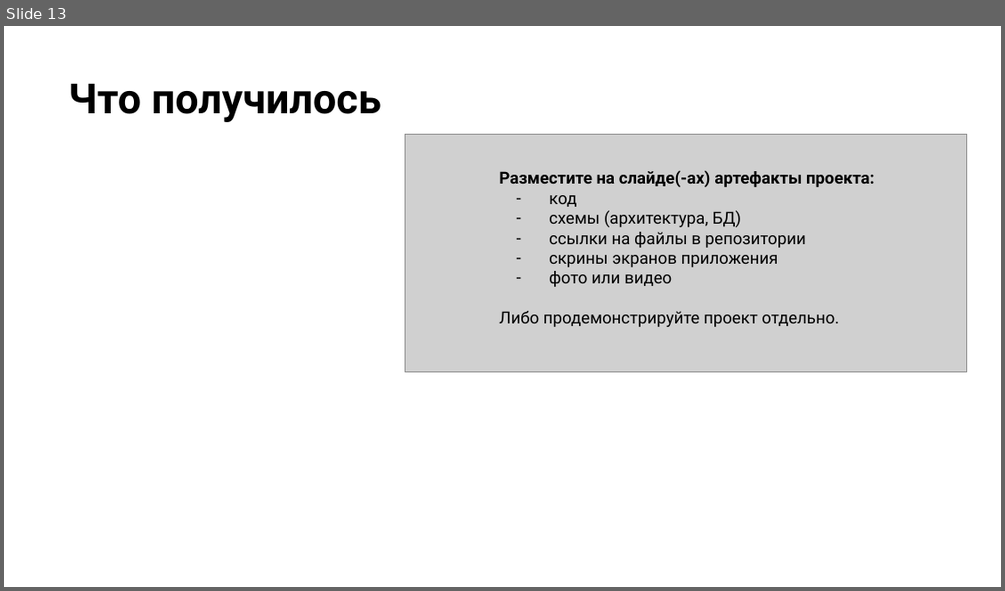
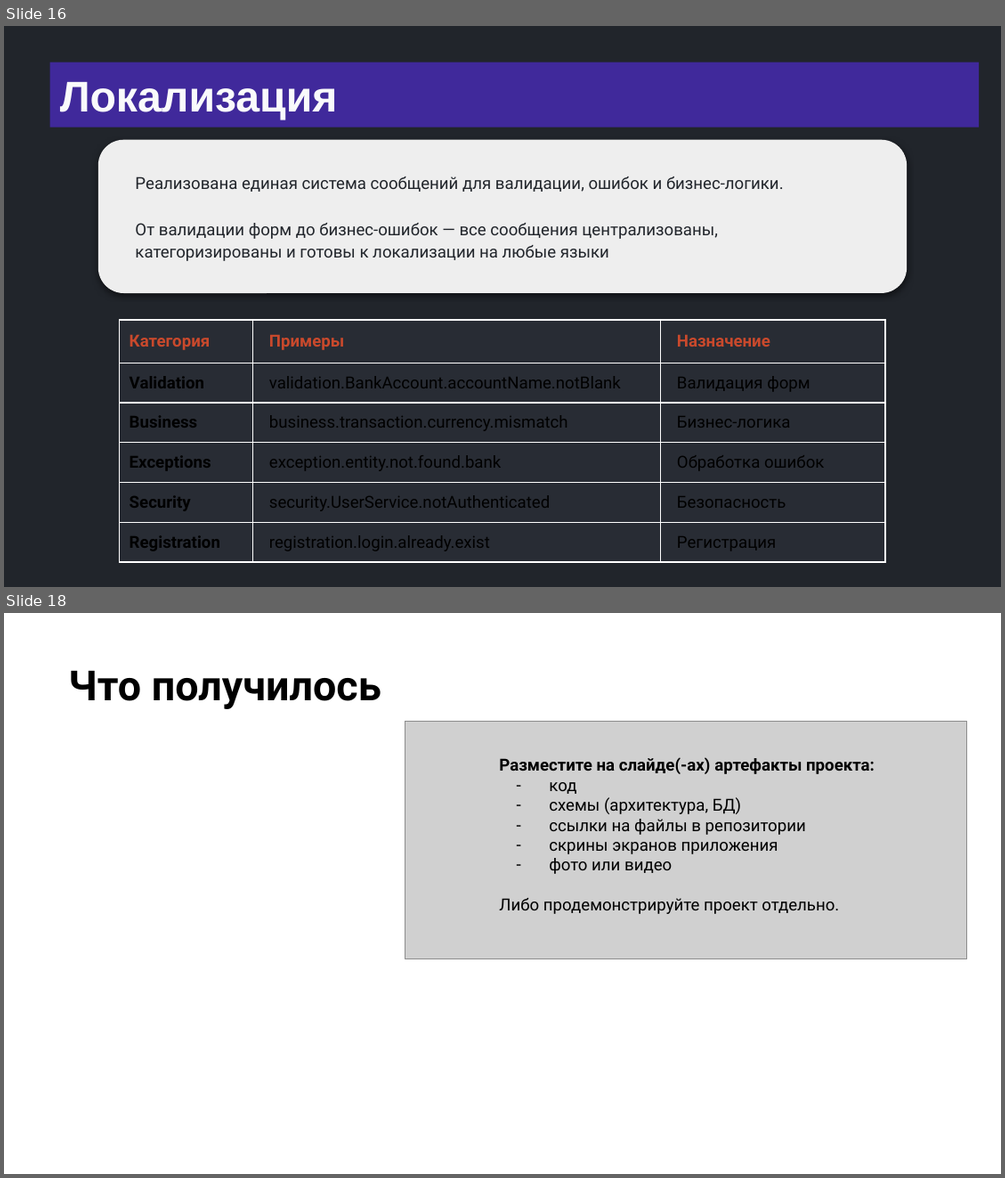
Before and after one commit to semusv/Bank_analyzer, a slide deck: bank_analyzer.pptx. Shown one above the other, each under a label of ours: slide 13 before the commit, slides 16 and 18 after it; the slides between them are not shown. The pictures are 1005x591 and 1005x1178 pixels, drawn with LibreOffice and Linux fonts; fonts in the diff are those of the drawing; grey boxes stand for pictures; background and template pictures are left out. Boxes give left, top, right and bottom in pixels: in the first picture for what was removed or moved away, otherwise in the second. Text is boxed around its words. In the diff, an @@ line names an element or a change of style, - is before the commit and + after.

Commit message:
Мелкие правки + контроллер ошибок глобальный на PAGE

```diff
--- a/bank_analyzer.pptx
+++ b/bank_analyzer.pptx
@@ slide 16 added at [4, 26, 1001, 587], background #21252B @@
@@ title added at [50, 62, 979, 127], fill #40299B, 31 pt, text #F9FAFB, bold @@
+Локализация
@@ rounded rectangle added at [97, 140, 906, 293], fill #EEEEEE @@
@@ text added at [135, 176, 784, 261], 12 pt, text #21252B @@
+Реализована единая система сообщений для валидации, ошибок и бизнес-логики.
+От валидации форм до бизнес-ошибок — все сообщения централизованы, категоризированы и готовы к локализации на любые языки
@@ table added at [120, 320, 885, 564], 6 rows, 3 columns @@
+Категория | Примеры | Назначение
+Validation | validation.BankAccount.accountName.notBlank | Валидация форм
+Business | business.transaction.currency.mismatch | Бизнес-логика
+Exceptions | exception.entity.not.found.bank | Обработка ошибок
+Security | security.UserService.notAuthenticated | Безопасность
+Registration | registration.login.already.exist | Регистрация
@@ what was slide 13 is now slide 18 @@
```
Also in this commit, not shown: 30 slides changed, 4 other slides added, 9 other files.
